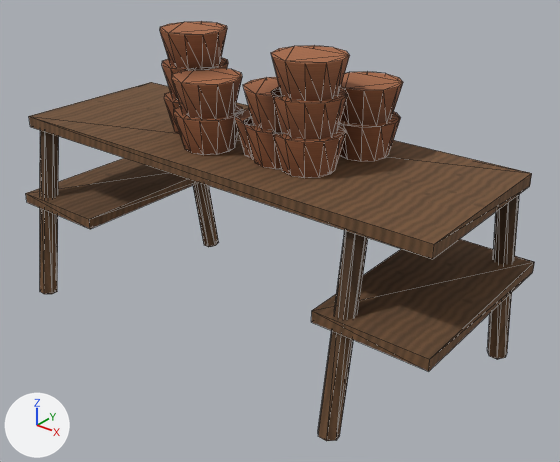
The glTF model assets/models/stall/trestle_basket.glb: old version first, new version second.
Rendered twice from a camera (50 mm lens) standing at (2.12, -2.48, 2.07) and looking at (0.13, 0.01, 0.53). The axes (+X, +Y, +Z) are drawn at lower left. The lights are the same throughout. The picture after the commit comes second. Mesh edges are drawn as thin lines. Vertices at exactly the same position are counted once.

The scene before the commit, as lines of its bpy script (objects in view):
```python
me_cylinder = bpy.data.meshes.new('Cylinder')
me_cylinder.from_pydata(...)  # 392 vertices, 704 faces; spans x -1.15..1.15, y -0.51..0.52, z 0.0..1.39
# faces by material slot: [132, 572]
me_cylinder.materials.append(mat_wood)
me_cylinder.materials.append(mat_goods)
ob_trestle_basket = bpy.data.objects.new('trestle_basket', me_cylinder)
ob_trestle_basket.location = (0.0, 0.0, 0.0)
```
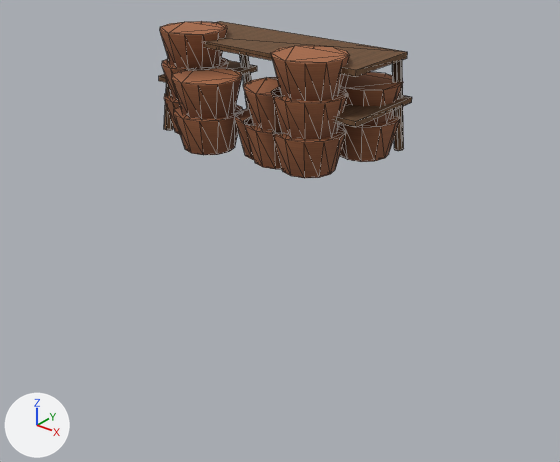
Where the newer file only moved an object's origin or applied its transform, the numbers keep the older frame.

What differs and where, as boxes (x1, y1, x2, y2) in the pictures (560 x 462 px; the box of a moved part takes in the faces that stretch with it):
'trestle_basket', reshaped (50% narrower, 62% shorter)
    before: (26, 21, 534, 441)
    after: (159, 21, 412, 178)
part 1 of me_cylinder, moved or reshaped
    before: (40, 130, 59, 294)
    after: (164, 59, 173, 131)
part 2 of me_cylinder, moved or reshaped (mostly hidden afterwards)
    before: (193, 183, 219, 247)
    after: (240, 55, 251, 108)
part 3 of me_cylinder, moved or reshaped
    before: (26, 158, 199, 229)
    after: (159, 60, 257, 83)
part 4 of me_cylinder, moved or reshaped (not visible afterwards)
    before: (318, 231, 368, 441)
part 5 of me_cylinder, moved or reshaped
    before: (487, 195, 519, 359)
    after: (392, 60, 404, 151)
part 6 of me_cylinder, moved or reshaped
    before: (311, 239, 534, 371)
    after: (335, 95, 412, 127)
part 7 of me_cylinder, moved or reshaped
    before: (29, 82, 532, 259)
    after: (204, 21, 407, 77)

What changed in the scene script:
```text
Change me_cylinder:
    used by ob_trestle_basket; location = (0.0, 0.0, 0.0)
    remove me_cylinder.from_pydata(...)  # 392 vertices, 704 faces; spans x -1.15..1.15, y -0.51..0.52, z 0.0..1.39
    add me_cylinder.from_pydata(...)  # 392 vertices, 704 faces; spans x -0.46..0.6, y -0.32..0.32, z 0.93..1.39
    me_cylinder part 1: the loose piece of 14 vertices spanning x -1.08..-1.0, y -0.51..-0.28, z 0.0..0.9 is scaled about its middle by 0.461, then moved by (0.63, 0.3, 0.69)
    me_cylinder part 2: the loose piece of 14 vertices spanning x -0.8..-0.72, y 0.29..0.52, z 0.0..0.9 is scaled about its middle by 0.461, then moved by (0.48, -0.13, 0.69)
    me_cylinder part 3: the loose piece of 8 vertices spanning x -1.15..-0.65, y -0.45..0.45, z 0.47..0.52 is scaled about its middle by 0.461, then moved by (0.55, 0.08, 0.66)
    me_cylinder part 4: the loose piece of 14 vertices spanning x 0.72..0.8, y -0.51..-0.28, z 0.0..0.9 is scaled about its middle by 0.461, then moved by (-0.34, 0.3, 0.69)
    me_cylinder part 5: the loose piece of 14 vertices spanning x 1.0..1.08, y 0.29..0.52, z 0.0..0.9 is scaled about its middle by 0.461, then moved by (-0.49, -0.13, 0.69)
    me_cylinder part 6: the loose piece of 8 vertices spanning x 0.65..1.15, y -0.45..0.45, z 0.47..0.52 is scaled about its middle by 0.461, then moved by (-0.42, 0.08, 0.66)
    me_cylinder part 7: the loose piece of 8 vertices spanning x -1.1..1.1, y -0.4..0.4, z 0.87..0.93 is scaled about its middle by 0.461, then moved by (0.07, 0.08, 0.45)
```
